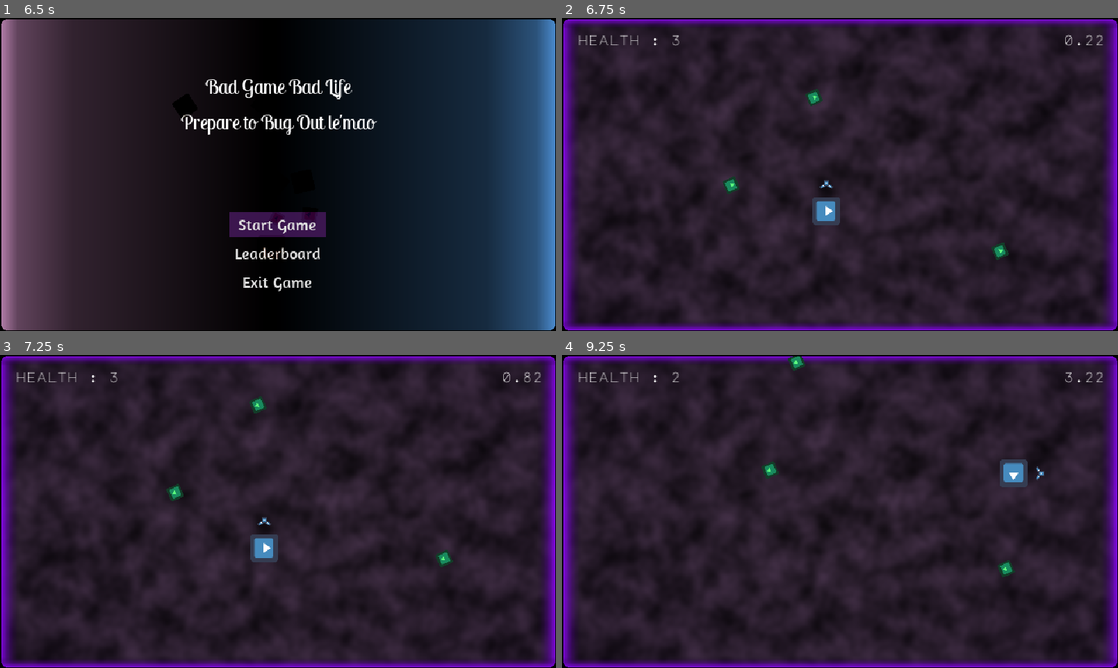
Above: before the commit, frames 1-4 (two rows, left to right).
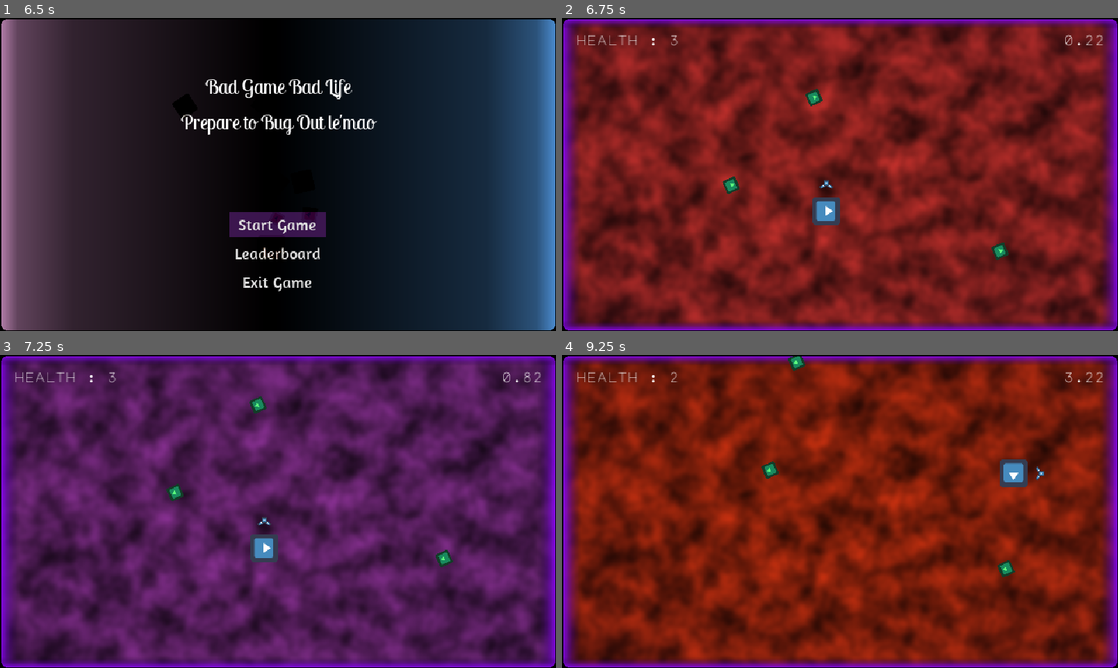
Above: after the commit, the same moments.

Repository: jlahman/ProjectArena
Game: Godot game, scene res://Game.tscn
Same seed, same stepped clock (60 frames per second), same inputs: the game is played once before the commit and once after it. The engine's default icon, where the game draws it, is replaced by a stand-in: a white triangle on a blue panel in a dark square.
Inputs:
- Up to frame 1 (6.5 s): tap Enter at 0.5, 2, 4.25 s; hold Right (move_right) 0.53-1.28 s; hold S (look_down) 0.53-1.28 s; tap Space at 1.25, 3.5, 5.75 s; hold Down (move_down) 1.28-2.03 s; tap A (look_left) at 1.35, 4.35 s; hold Right (move_right) 2.03-2.78 s; hold D (look_right) 2.03-2.78 s; hold Up (move_up) 2.78-3.53 s; tap W (look_up) at 2.85, 5.85 s; hold S (look_down) 3.53-4.28 s; hold Left (move_left) 3.53-5.03 s; hold Down (move_down) 5.03-5.78 s; hold D (look_right) 5.03-5.78 s; hold Right (move_right) from 5.78 s (still down)
- Up to frame 2 (6.75 s): release Right (move_right) at 6.5 s; click "Start Game" at 6.5 s
- Up to frame 3 (7.25 s): no input
- Up to frame 4 (9.25 s): hold Up (move_up) 7.28-8.03 s; hold S (look_down) 7.28-8.03 s; hold Right (move_right) 8.03-8.78 s; tap A (look_left) at 8.1 s; hold Down (move_down) from 8.78 s (still down); hold D (look_right) from 8.78 s (still down)

Frame 1 is identical in both runs. In frame 2, 94% of the frame differs, in the area x 0-100%, y 0-100%; in frame 3, 89%; in frame 4, 94%.

Commit message:
Added RGB

Diff:
--- a/GameScreens/GameplayScreen/GameplayScreen.gd
+++ b/GameScreens/GameplayScreen/GameplayScreen.gd
@@ -6,5 +6,5 @@
 
 
 func _process(delta):
-	$VBoxContainer/HBoxContainer/TimeGUI/TimeLabel.text = String($World.run_time)
+	$VBoxContainer/HBoxContainer/TimeGUI/TimeLabel.text = String($World.run_time).pad_decimals(2)
 	$VBoxContainer/HBoxContainer/HealthGUI/HealthLabel.text = "health : " + String($World.get_node("Player").health)
--- a/GameScreens/GameplayScreen/GameplayScreen.tscn
+++ b/GameScreens/GameplayScreen/GameplayScreen.tscn
@@ -27,11 +27,12 @@
 
 [node name="HBoxContainer" type="HBoxContainer" parent="VBoxContainer"]
 margin_right = 640.0
-margin_bottom = 34.0
+margin_bottom = 49.0
 
 [node name="HealthGUI" type="MarginContainer" parent="VBoxContainer/HBoxContainer"]
-margin_right = 42.0
-margin_bottom = 34.0
+margin_right = 210.0
+margin_bottom = 49.0
+size_flags_horizontal = 3
 custom_constants/margin_right = 16
 custom_constants/margin_top = 16
 custom_constants/margin_left = 16
@@ -40,25 +41,25 @@
 [node name="HealthLabel" type="Label" parent="VBoxContainer/HBoxContainer/HealthGUI"]
 margin_left = 16.0
 margin_top = 16.0
-margin_right = 26.0
-margin_bottom = 18.0
+margin_right = 194.0
+margin_bottom = 33.0
 grow_horizontal = 2
 grow_vertical = 2
 custom_fonts/font = SubResource( 2 )
 text = "health : 3"
-align = 2
 valign = 1
 
 [node name="MarginContainer" type="MarginContainer" parent="VBoxContainer/HBoxContainer"]
-margin_left = 46.0
-margin_right = 601.0
-margin_bottom = 34.0
+margin_left = 214.0
+margin_right = 425.0
+margin_bottom = 49.0
 size_flags_horizontal = 3
 
 [node name="TimeGUI" type="MarginContainer" parent="VBoxContainer/HBoxContainer"]
-margin_left = 605.0
+margin_left = 429.0
 margin_right = 640.0
-margin_bottom = 34.0
+margin_bottom = 49.0
+size_flags_horizontal = 3
 custom_constants/margin_right = 16
 custom_constants/margin_top = 16
 custom_constants/margin_left = 16
@@ -67,8 +68,8 @@
 [node name="TimeLabel" type="Label" parent="VBoxContainer/HBoxContainer/TimeGUI"]
 margin_left = 16.0
 margin_top = 16.0
-margin_right = 19.0
-margin_bottom = 18.0
+margin_right = 195.0
+margin_bottom = 33.0
 grow_horizontal = 2
 grow_vertical = 2
 custom_fonts/font = SubResource( 2 )
--- a/Levels/Level0/World.gd
+++ b/Levels/Level0/World.gd
@@ -13,5 +13,9 @@
 	find_parent("Game").change_scene("res://GameScreens/MainMenuScreen/MainMenuScreen.tscn")
 
 func _physics_process(delta):
+	#$Background/Background3.modulate.r = fmod($Background/Background3.modulate.r + 0.005, 1.0)
 	run_time += delta
 	run_time = stepify(run_time, 0.01)
+
+	$Background/Background3.modulate.b = abs(sin(run_time))
+	$Background/Background3.modulate.r = abs(cos(run_time))
